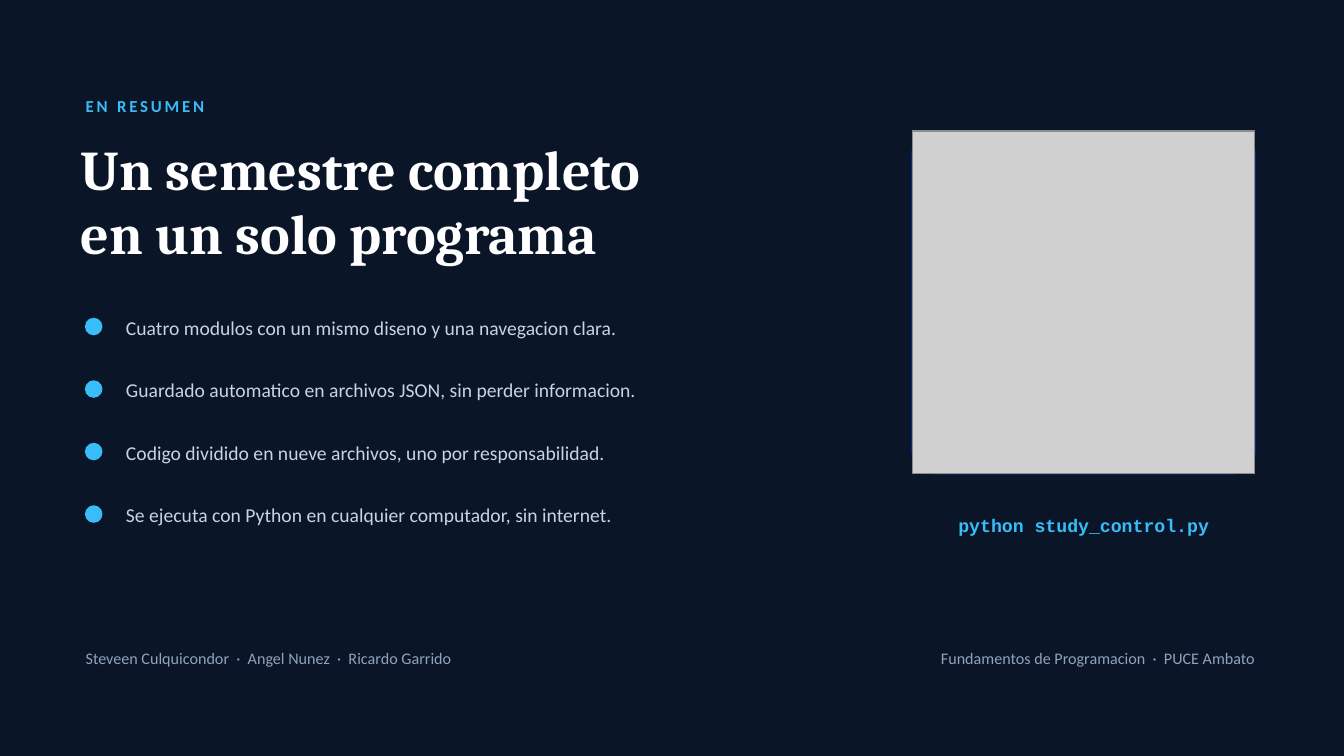
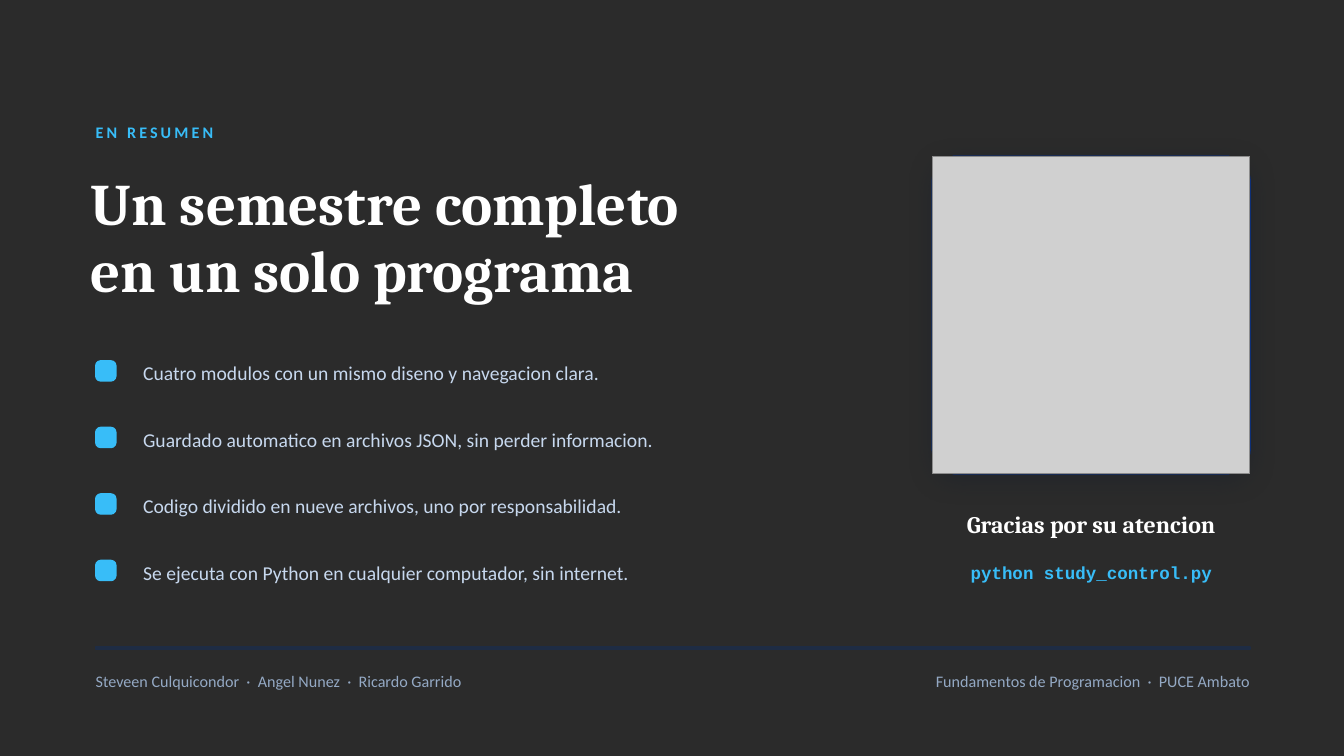
Before and after one commit to josueejimenez11-beep/Software.HLM, a slide deck: slide 15 of Presentacion/Sistema_de_Estudio_PUCE.pptx (slide 10 before the commit). Drawn at 1344x756 pixels with LibreOffice and Linux fonts; fonts in the diff are those of the drawing; grey boxes stand for pictures; background and template pictures are left out; a plain dark background stands for a picture behind light text. Boxes give left, top, right and bottom in pixels: in the first picture for what was removed or moved away, otherwise in the second. Text is boxed around its words. In the diff, an @@ line names an element or a change of style, - is before the commit and + after.

```diff
--- a/Presentacion/Sistema_de_Estudio_PUCE.pptx
+++ b/Presentacion/Sistema_de_Estudio_PUCE.pptx
@@ background #0A1628 to picture (left out) @@
@@ text "EN RESUMEN": place and size @@
-text "EN RESUMEN" at (86,101,204,112)
+text "EN RESUMEN" at (96,127,213,138)
@@ text "EN RESUMEN" at (96,127,213,138): size 12 to 11.5 pt, letter spacing 2 to 2.2 pt @@
@@ text "Un semestre completo": place and size @@
-text "Un semestre completo" at (81,151,641,267)
+text "Un semestre completo" at (91,184,679,305)
@@ text "Un semestre completo" at (91,184,679,305): size 40 to 42 pt; line spacing 46pt to 48pt @@
@@ picture: place and size @@
-picture at (912,131,1255,474)
+picture at (933,156,1250,474)
@@ rounded rectangle: place and size @@
-rounded rectangle at (912,131,1255,474)
+rounded rectangle at (933,156,1250,474)
@@ rounded rectangle at (933,156,1250,474): shadow changed; proportions changed @@
@@ ellipse removed at (86,319,102,335) @@
@@ ellipse removed at (86,381,102,397) @@
@@ rounded rectangle added at (96,361,116,381), fill #38BDF8, outline #38BDF8 1 pt @@
@@ text at (143,366,599,384): text changed; text colour #C7D4E6 to #C7D8EE @@
-Cuatro modulos con un mismo diseno y una navegacion clara.
+Cuatro modulos con un mismo diseno y navegacion clara.
@@ text "Guardado automatico en archivos JSON, ...": place and size @@
-text "Guardado automatico en archivos JSON, ..." at (126,383,635,400)
+text "Guardado automatico en archivos JSON, ..." at (143,433,653,450)
@@ ellipse removed at (86,444,102,460) @@
@@ rounded rectangle added at (96,427,116,448), fill #38BDF8, outline #38BDF8 1 pt @@
@@ ellipse removed at (86,506,102,522) @@
@@ rounded rectangle added at (96,494,116,514), fill #38BDF8, outline #38BDF8 1 pt @@
@@ text "Codigo dividido en nueve archivos, ...": place and size @@
-text "Codigo dividido en nueve archivos, ..." at (126,446,604,464)
+text "Codigo dividido en nueve archivos, ..." at (143,499,622,517)
@@ text added at (967,516,1216,538), 17 pt, text #FFFFFF, bold @@
+Gracias por su atencion
@@ rounded rectangle added at (96,561,116,581), fill #38BDF8, outline #38BDF8 1 pt @@
@@ text colour #C7D4E6 to #C7D8EE in 3 elements at (143,433,653,450), (143,499,622,517), (143,566,628,584) @@
@@ text "Se ejecuta con Python en ...": place and size @@
-text "Se ejecuta con Python en ..." at (126,508,611,526)
+text "Se ejecuta con Python en ..." at (143,566,628,584)
@@ text "python study_control.py": place and size @@
-text "python study_control.py" at (958,519,1209,536)
+text "python study_control.py" at (971,567,1212,583)
@@ text "python study_control.py" at (971,567,1212,583): size 13 to 12.5 pt @@
@@ rectangle added at (96,647,1250,649), fill #1E2C44, outline #1E2C44 1 pt @@
@@ text "Steveen Culquicondor · Angel Nunez ..." at (96,676,461,690): text colour #8FA3BC to #94A9C4 @@
@@ text "Steveen Culquicondor · Angel Nunez ...": place and size @@
-text "Steveen Culquicondor · Angel Nunez ..." at (86,653,451,667)
+text "Steveen Culquicondor · Angel Nunez ..." at (96,676,461,690)
@@ text "Fundamentos de Programacion · PUCE ...": place and size @@
-text "Fundamentos de Programacion · PUCE ..." at (941,653,1255,667)
+text "Fundamentos de Programacion · PUCE ..." at (936,676,1250,690)
@@ text "Fundamentos de Programacion · PUCE ..." at (936,676,1250,690): text colour #8FA3BC to #94A9C4 @@
```
Also in this commit, not shown: 7 other slides changed, 7 slides added, 2 slides removed, 4 other files.
